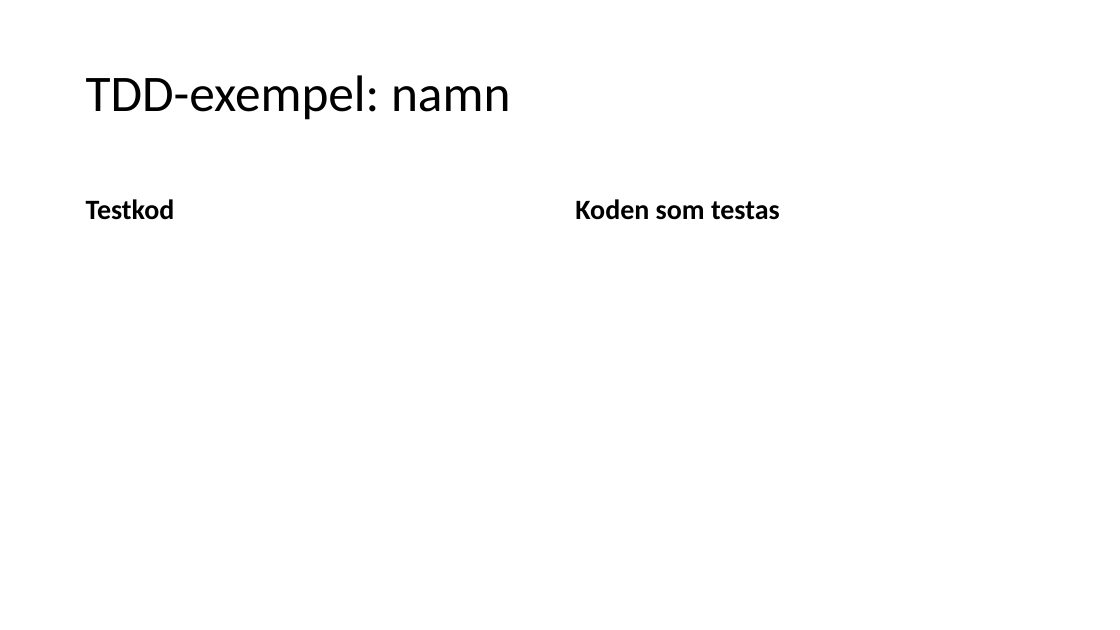
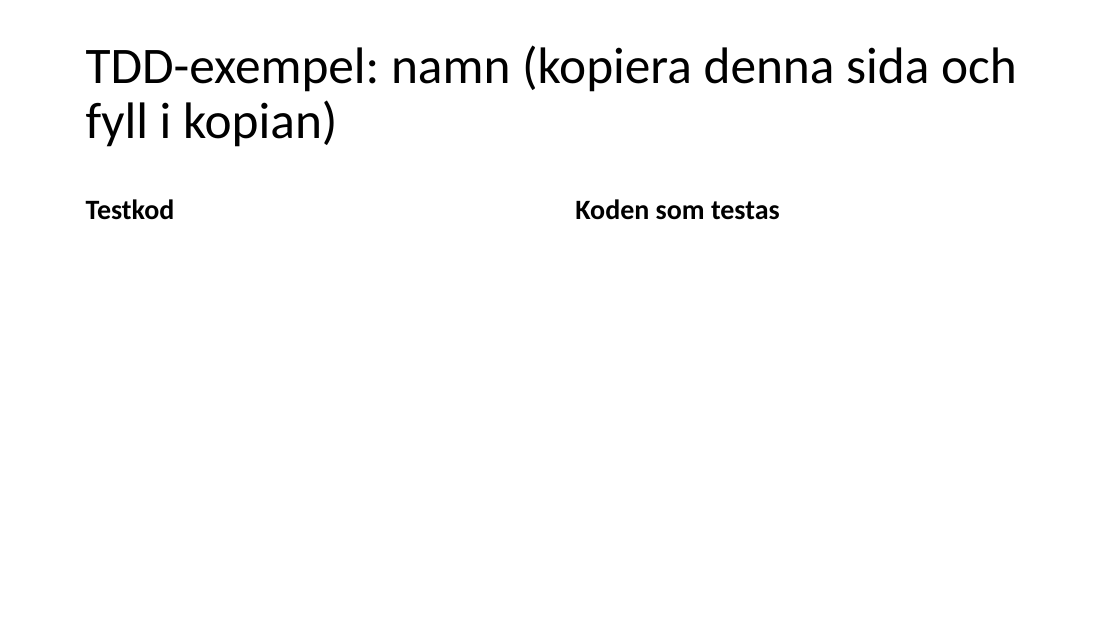
Before and after one commit to knopp10000/Inte_Roligt, a slide deck: slide 4 of slutredovisning.pptx. Drawn at 1120x630 pixels with LibreOffice and Linux fonts; fonts in the diff are those of the drawing. Boxes give left, top, right and bottom in pixels: in the first picture for what was removed or moved away, otherwise in the second. Text is boxed around its words. In the diff, an @@ line names an element or a change of style, - is before the commit and + after.

```diff
--- a/slutredovisning.pptx
+++ b/slutredovisning.pptx
@@ title at bbox=[86, 45, 1017, 147]: text changed @@
-TDD-exempel: namn
+TDD-exempel: namn (kopiera denna sida och fyll i kopian)
```
Also in this commit, not shown: 1 slide added.
